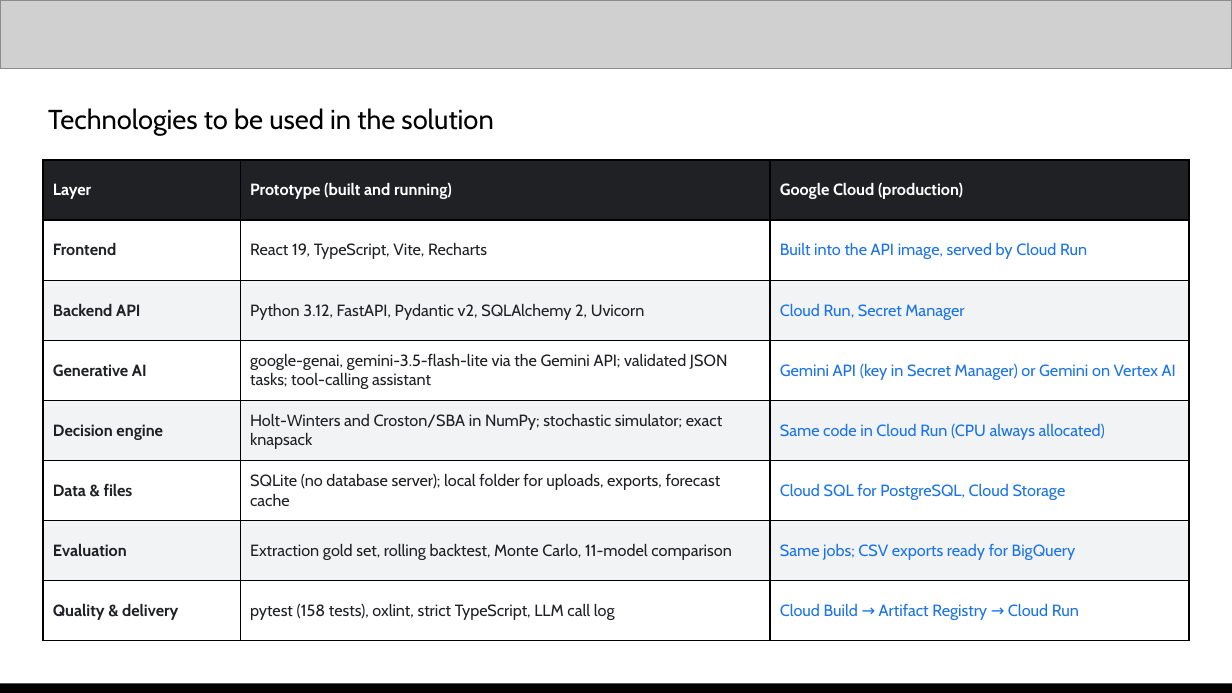
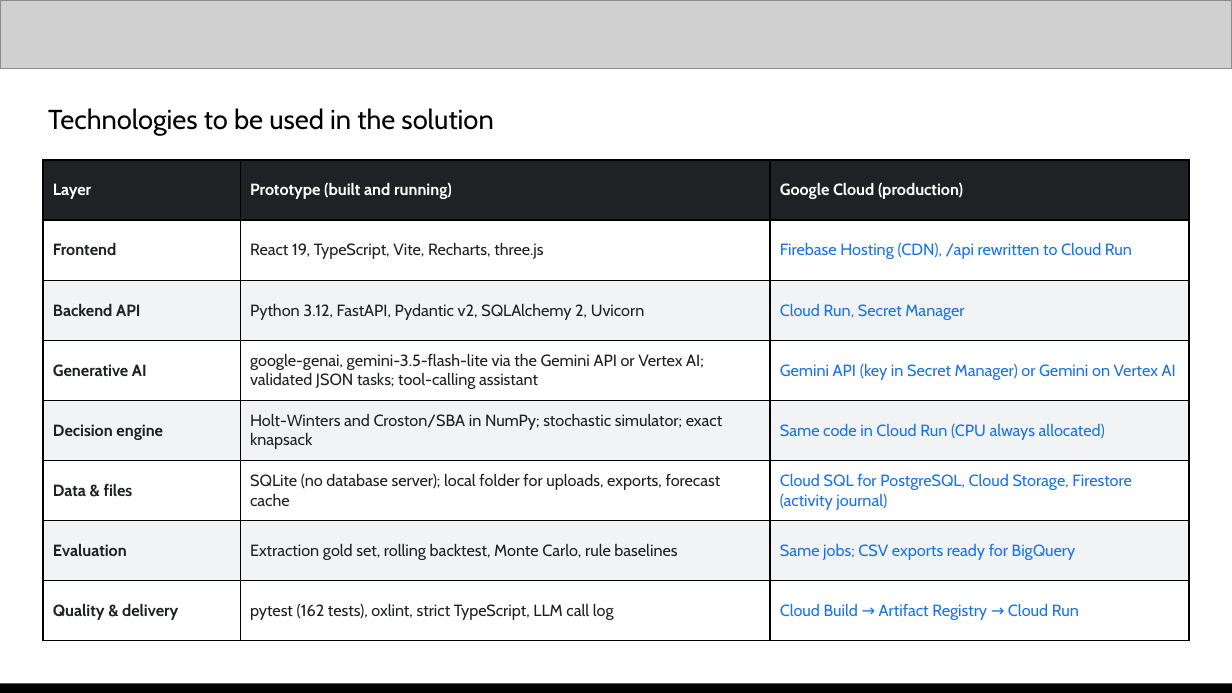
Before and after one commit to Xhahat/inventory-rescue, a slide deck: slide 8 of docs/Inventory_Rescue_AI_Builder_Cup.pptx. Drawn at 1232x693 pixels with LibreOffice and Linux fonts; fonts in the diff are those of the drawing; grey boxes stand for pictures. Boxes give left, top, right and bottom in pixels: in the first picture for what was removed or moved away, otherwise in the second. Text is boxed around its words. In the diff, an @@ line names an element or a change of style, - is before the commit and + after.

Commit message:
Update pitch deck for Firebase, Firestore and the new GUI; add PDF

```diff
--- a/docs/Inventory_Rescue_AI_Builder_Cup.pptx
+++ b/docs/Inventory_Rescue_AI_Builder_Cup.pptx
@@ table at [43,160,1189,641] @@
-row 2, column 2: React 19, TypeScript, Vite, Recharts
+row 2, column 2: React 19, TypeScript, Vite, Recharts, three.js
-row 2, column 3: Built into the API image, served by Cloud Run
+row 2, column 3: Firebase Hosting (CDN), /api rewritten to Cloud Run
-row 4, column 2: google-genai, gemini-3.5-flash-lite via the Gemini API; validated JSON tasks; tool-calling assistant
+row 4, column 2: google-genai, gemini-3.5-flash-lite via the Gemini API or Vertex AI; validated JSON tasks; tool-calling assistant
-row 6, column 3: Cloud SQL for PostgreSQL, Cloud Storage
+row 6, column 3: Cloud SQL for PostgreSQL, Cloud Storage, Firestore (activity journal)
-row 7, column 2: Extraction gold set, rolling backtest, Monte Carlo, 11-model comparison
+row 7, column 2: Extraction gold set, rolling backtest, Monte Carlo, rule baselines
-row 8, column 2: pytest (158 tests), oxlint, strict TypeScript, LLM call log
+row 8, column 2: pytest (162 tests), oxlint, strict TypeScript, LLM call log
```
Also in this commit, not shown: 8 other slides changed, 1 other file.
